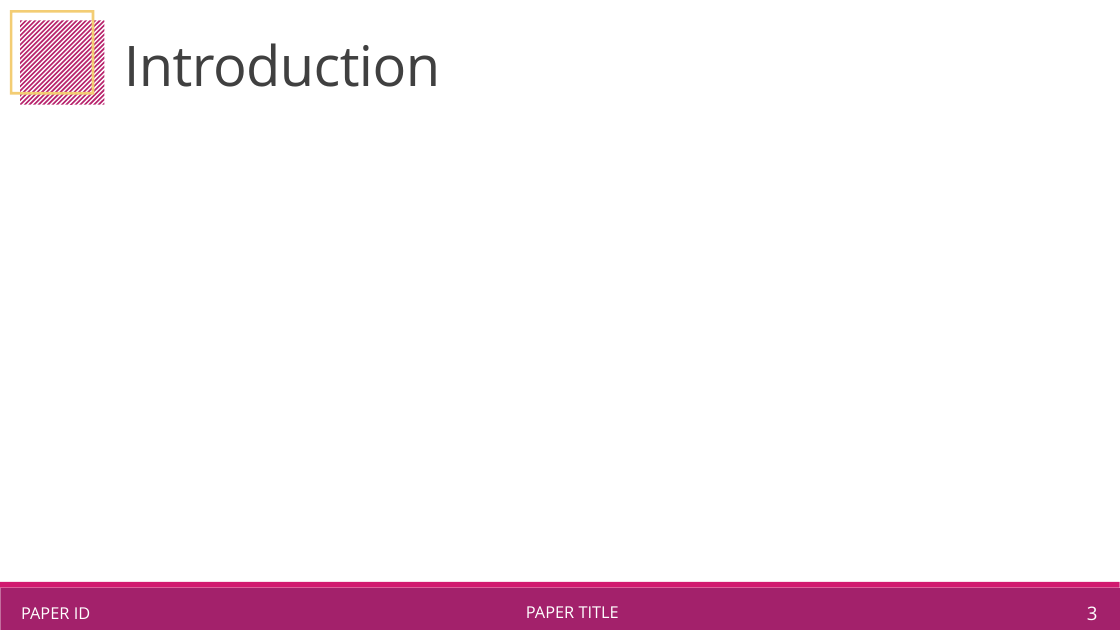
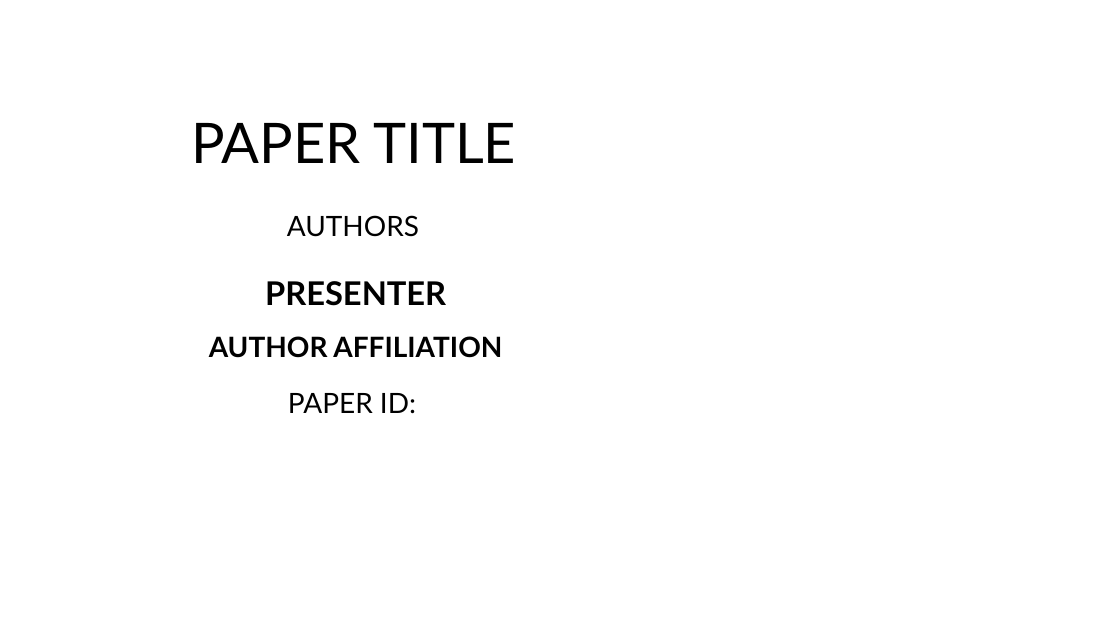
Before and after one commit to ariff118/iCMS2024, a slide deck: slide 1 of _site/files/iCMS2025_Presentation_Slide_Template.pptx (slide 3 before the commit). Drawn at 1120x630 pixels with LibreOffice and Linux fonts; fonts in the diff are those of the drawing; background and template pictures are left out. Boxes give left, top, right and bottom in pixels: in the first picture for what was removed or moved away, otherwise in the second. Text is boxed around its words. In the diff, an @@ line names an element or a change of style, - is before the commit and + after.

```diff
--- a/_site/files/iCMS2025_Presentation_Slide_Template.pptx
+++ b/_site/files/iCMS2025_Presentation_Slide_Template.pptx
@@ freeform shape removed at (10, 10, 95, 95) @@
@@ freeform shape removed at (20, 20, 105, 105) @@
@@ title removed at (124, 43, 440, 87) @@
-Introduction
@@ title "PAPER TITLE": place and size @@
-title "PAPER TITLE" at (526, 606, 619, 618)
+title "PAPER TITLE" at (191, 123, 516, 163)
@@ title "PAPER TITLE" at (191, 123, 516, 163): size 14 to 48 pt, font Open Sans to Lato, text colour #FFFFFF to #000000; line spacing 1 to 0.9; vertical alignment middle to bottom @@
@@ subtitle added at (287, 215, 419, 237), 24 pt, text #000000 @@
+AUTHORS
@@ text added at (265, 281, 446, 306), 28 pt, text #000000, bold @@
+PRESENTER
@@ text added at (209, 336, 502, 358), 24 pt, text #000000, bold @@
+AUTHOR AFFILIATION
@@ text "PAPER ID:" at (288, 393, 416, 413): vertical alignment middle to top @@
@@ text at (288, 393, 416, 413): text changed; size 14 to 24 pt; font Open Sans to Lato; text colour #FFFFFF to #000000 @@
-PAPER ID
+PAPER ID:
@@ rectangle removed at (0, 588, 1120, 630) @@
@@ rectangle removed at (0, 582, 1120, 588) @@
@@ page number removed at (1087, 606, 1098, 620) @@
-3
```
Also in this commit, not shown: 1 other slide changed, 3 slides added, 3 slides removed, 1 other file.
